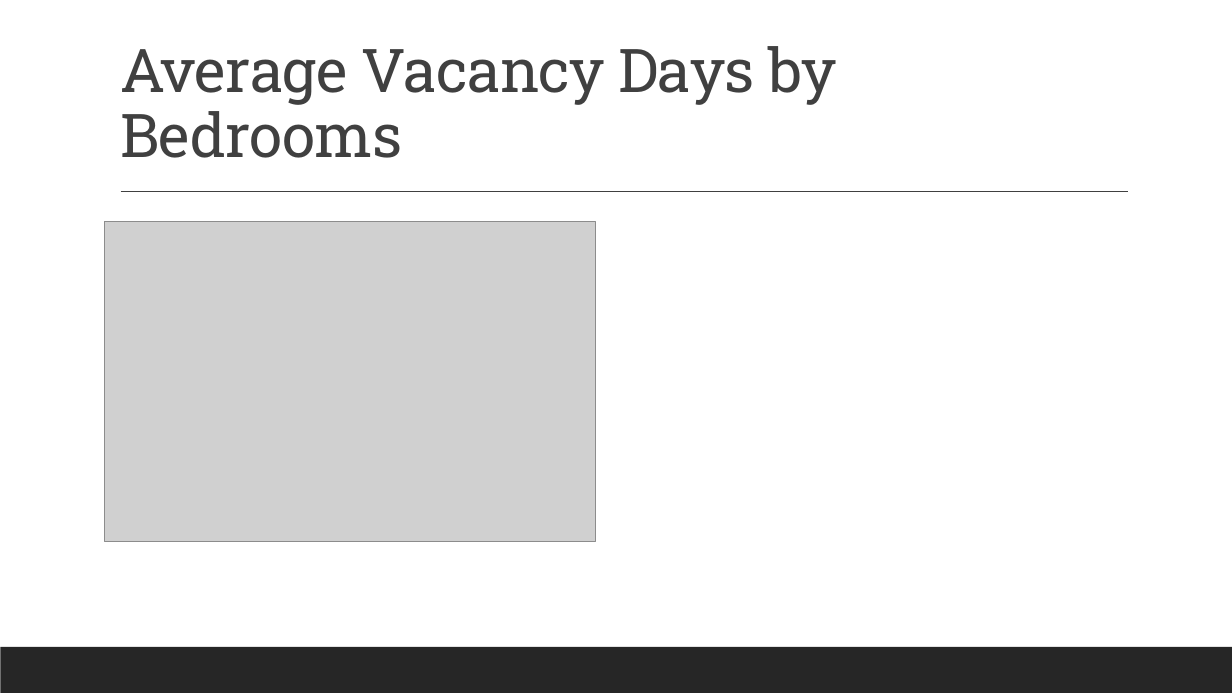
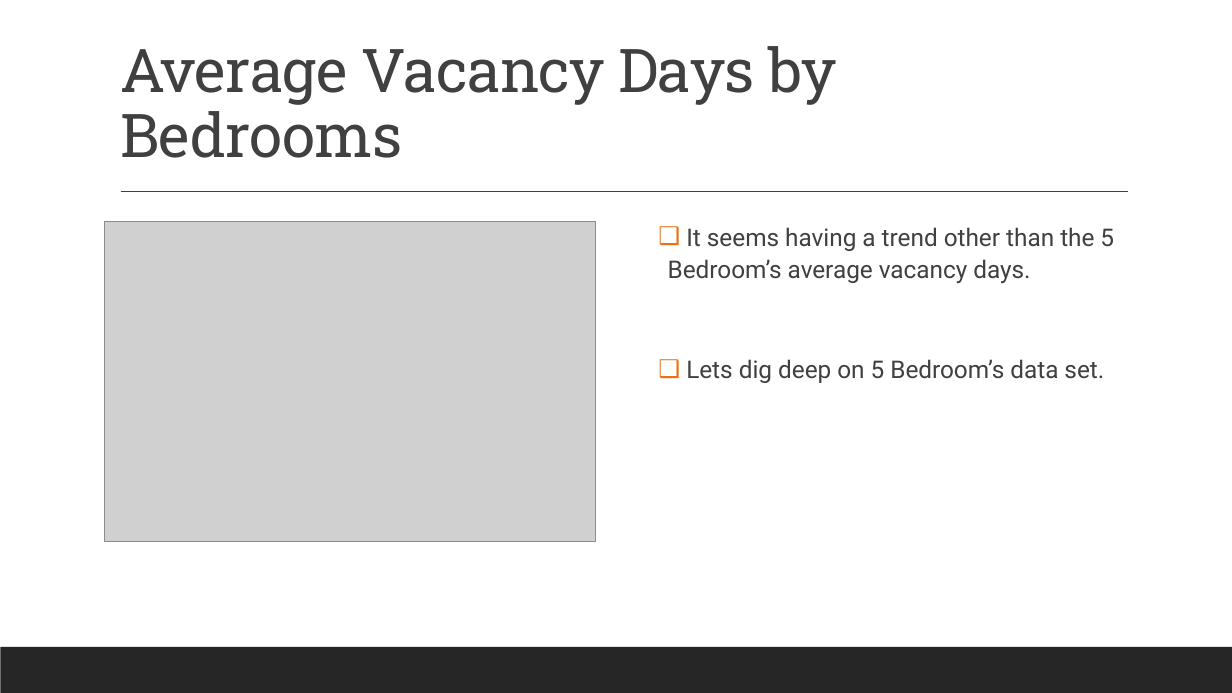
Before and after one commit to Anguyensfg/project-1, a slide deck: slide 11 of QLD Housing Vacancy.pptx. Drawn at 1232x693 pixels with LibreOffice and Linux fonts; fonts in the diff are those of the drawing; grey boxes stand for pictures. Boxes give left, top, right and bottom in pixels: in the first picture for what was removed or moved away, otherwise in the second. Text is boxed around its words. In the diff, an @@ line names an element or a change of style, - is before the commit and + after.

Commit message:
Create seperate Data cleanup and Analysis file

```diff
--- a/QLD Housing Vacancy.pptx
+++ b/QLD Housing Vacancy.pptx
@@ text added at bbox=[668, 227, 1114, 383], 19 pt, text #404040 @@
+❑ It seems having a trend other than the 5 Bedroom’s average vacancy days.
+❑ Lets dig deep on 5 Bedroom’s data set.
```
Also in this commit, not shown: 1 other slide changed, 7 other files.
